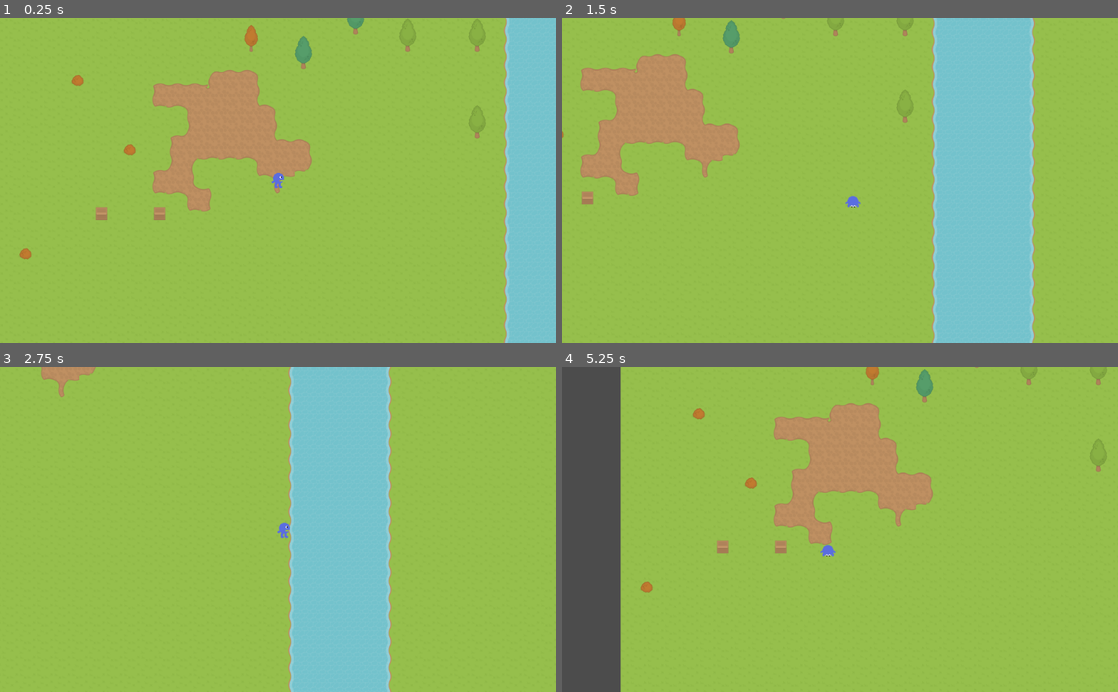
Above: before the commit, frames 1-4 (two rows, left to right).
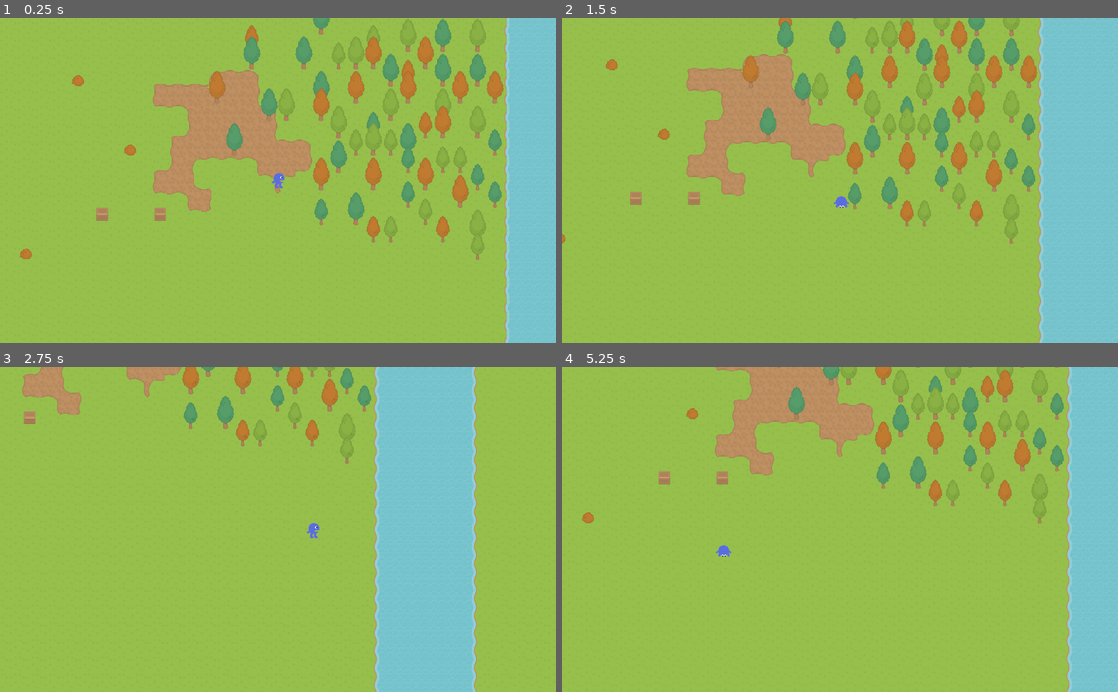
Above: after the commit, the same moments.

Repository: bagedevimo/pxljam19
Game: Godot game, scene res://Game.tscn
Same seed, same stepped clock (60 frames per second), same inputs: the game is played once before the commit and once after it.
Inputs:
- Up to frame 1 (0.25 s): no input
- Up to frame 2 (1.5 s): tap Enter at 0.5 s; hold Right (ui_right) 0.53-1.28 s; tap Space (ui_select) at 0.77 s; hold Down (ui_down) from 1.28 s (still down)
- Up to frame 3 (2.75 s): tap Space (ui_select) at 1.52 s; release Down (ui_down) at 2.03 s; hold Right (ui_right) from 2.03 s (still down)
- Up to frame 4 (5.25 s): release Right (ui_right) at 2.78 s; hold Up (ui_up) 2.78-3.53 s; tap Space (ui_select) at 3.02, 3.77, 4.52 s; hold Left (ui_left) 3.53-5.03 s; hold Down (ui_down) from 5.03 s (still down)

The runs differ from the first frame. In frame 1, 7.0% of the frame differs, in the area x 3-92%, y 0-100%; in frame 2, 47%, in the area x 0-100%, y 0-100%; in frame 3, 34%; in frame 4, 32%.

Commit message:
Container player and camera movement to the level

Diff:
--- a/Barrell.tscn
+++ b/Barrell.tscn
@@ -11,8 +11,6 @@
 script = ExtResource( 1 )
 
 [node name="Interactable" parent="." instance=ExtResource( 2 )]
-editor/display_folded = true
-position = Vector2( -15.6049, -12.0494 )
 
 [node name="CollisionShape2D" type="CollisionShape2D" parent="Interactable"]
 shape = SubResource( 1 )
--- a/Game.tscn
+++ b/Game.tscn
@@ -24,17 +24,19 @@
 cell_quadrant_size = 32
 cell_y_sort = true
 format = 1
-tile_data = PoolIntArray( -524271, 6, 4, -524266, 6, 5, -524262, 6, 0, -458739, 6, 4, -458725, 6, 0, -393197, 6, 4, -393191, 6, 5, -327669, 6, 0, -327665, 6, 4, -262122, 6, 5, -196595, 6, 0, -196591, 6, 2, -131062, 6, 2, -131047, 6, 2, -65516, 6, 4, 14, 6, 3, 23, 6, 0, 27, 6, 0, 65553, 6, 4, 196612, 5, 2, 327707, 6, 0, 458759, 5, 2, 851969, 5, 2 )
+tile_data = PoolIntArray( -65518, 6, 4, 14, 6, 3, 21, 6, 1, 23, 6, 0, 25, 6, 4, 27, 6, 0, 65550, 6, 4, 65553, 6, 4, 65555, 6, 1, 65556, 6, 0, 65557, 6, 2, 65560, 6, 2, 131094, 6, 4, 131095, 6, 3, 131097, 6, 4, 131099, 6, 4, 196612, 5, 2, 196620, 6, 2, 196626, 6, 4, 196628, 6, 2, 196631, 6, 2, 196634, 6, 2, 196636, 6, 2, 262159, 6, 4, 262160, 6, 0, 262162, 6, 2, 262166, 6, 0, 262169, 6, 0, 327699, 6, 0, 327701, 6, 5, 327704, 6, 3, 327705, 6, 2, 327707, 6, 0, 393229, 6, 4, 393236, 6, 1, 393237, 6, 0, 393238, 6, 1, 393239, 6, 4, 393244, 6, 5, 458759, 5, 2, 458771, 6, 4, 458775, 6, 5, 458777, 6, 1, 458778, 6, 1, 524306, 6, 2, 524309, 6, 2, 524312, 6, 2, 524315, 6, 5, 589847, 6, 5, 589850, 6, 2, 589852, 6, 5, 655378, 6, 5, 655380, 6, 4, 655384, 6, 1, 720917, 6, 3, 720918, 6, 1, 720921, 6, 3, 720923, 6, 0, 786459, 6, 1, 851969, 5, 2 )
 
 [node name="Player" parent="Obstacles" groups=[
 "player",
 ] instance=ExtResource( 2 )]
-editor/display_folded = true
 position = Vector2( 513.228, 301.128 )
 z_index = -5
 
 [node name="Camera2D" type="Camera2D" parent="Obstacles/Player"]
+position = Vector2( -0.911316, -0.455658 )
 current = true
+limit_left = 0
+limit_top = 0
 smoothing_enabled = true
 drag_margin_left = 0.0
 drag_margin_top = 0.0
--- a/Player.gd
+++ b/Player.gd
@@ -59,7 +59,10 @@
 
 	motion = motion.normalized() * MOTION_SPEED
 
-	return move_and_slide(motion)
+	move_and_slide(motion)
+
+	position.x = clamp(position.x, $Camera2D.limit_left, $Camera2D.limit_right)
+	position.y = clamp(position.y, $Camera2D.limit_top,  $Camera2D.limit_bottom)
 
 func set_focus(target):
 	self.focus = target
--- a/project.godot
+++ b/project.godot
@@ -23,6 +23,12 @@
 
 EventBus="*res://EventBus.gd"
 
+[display]
+
+window/dpi/allow_hidpi=true
+window/stretch/mode="2d"
+window/stretch/aspect="keep"
+
 [rendering]
 
 environment/default_environment="res://default_env.tres"
--- a/tileset.tres
+++ b/tileset.tres
@@ -20,26 +20,26 @@
 [sub_resource type="ConvexPolygonShape2D" id=6]
 points = PoolVector2Array( 5.65454, 22.4913, 16.1201, 21.3284, 26.198, 22.2975, 25.229, 27.3364, 16.5077, 30.0497, 7.01117, 27.3364 )
 
-[sub_resource type="ConvexPolygonShape2D" id=8]
+[sub_resource type="ConvexPolygonShape2D" id=9]
 points = PoolVector2Array( 0, 38.9668, 32, 38.9668, 31.6134, 40.8958, 32, 64, 32, 64, 0.266968, 64 )
 
-[sub_resource type="ConvexPolygonShape2D" id=9]
+[sub_resource type="ConvexPolygonShape2D" id=10]
 points = PoolVector2Array( 0.978577, 41.4038, 31.6775, 41.6829, 31.6775, 41.6829, 31.9566, 64, 31.9566, 64, 0.141327, 64, 0.141327, 64 )
 
-[sub_resource type="ConvexPolygonShape2D" id=10]
+[sub_resource type="ConvexPolygonShape2D" id=11]
 points = PoolVector2Array( 0.605103, 41.6829, 31.8622, 42.241, 31.8622, 42.241, 31.5832, 64, 31.5832, 64, 0.326019, 63.7303, 0.326019, 63.7303 )
 
-[sub_resource type="ConvexPolygonShape2D" id=11]
+[sub_resource type="ConvexPolygonShape2D" id=12]
 points = PoolVector2Array( 0.609161, 41.9619, 0.609161, 41.9619, 31.5872, 42.5201, 31.5872, 42.5201, 31.8663, 63.7303, 31.8663, 63.7303, 0.330078, 64, 0.330078, 64 )
 
-[sub_resource type="ConvexPolygonShape2D" id=12]
+[sub_resource type="ConvexPolygonShape2D" id=13]
 points = PoolVector2Array( 0.145386, 43.6364, 31.4025, 44.1946, 31.4025, 44.1946, 31.9607, 64, 31.9607, 64, 0.703552, 63.7303, 0.703552, 63.7303 )
 
-[sub_resource type="ConvexPolygonShape2D" id=13]
+[sub_resource type="ConvexPolygonShape2D" id=14]
 points = PoolVector2Array( 32, 64, 32, 64, 0.797913, 64, 0.797913, 64, 0.51886, 44.7528, 0.51886, 44.7528, 31.4969, 45.0319 )
 
 [sub_resource type="ConvexPolygonShape2D" id=7]
-points = PoolVector2Array( 4.04828, 7.7551, 27.826, 7.7551, 28, 30, 4, 30 )
+points = PoolVector2Array( 4, 18, 28, 18, 28, 30, 4, 30 )
 
 [resource]
 3/name = "Ground"
Not shown: 3 places in tileset.tres that only renumber resources
